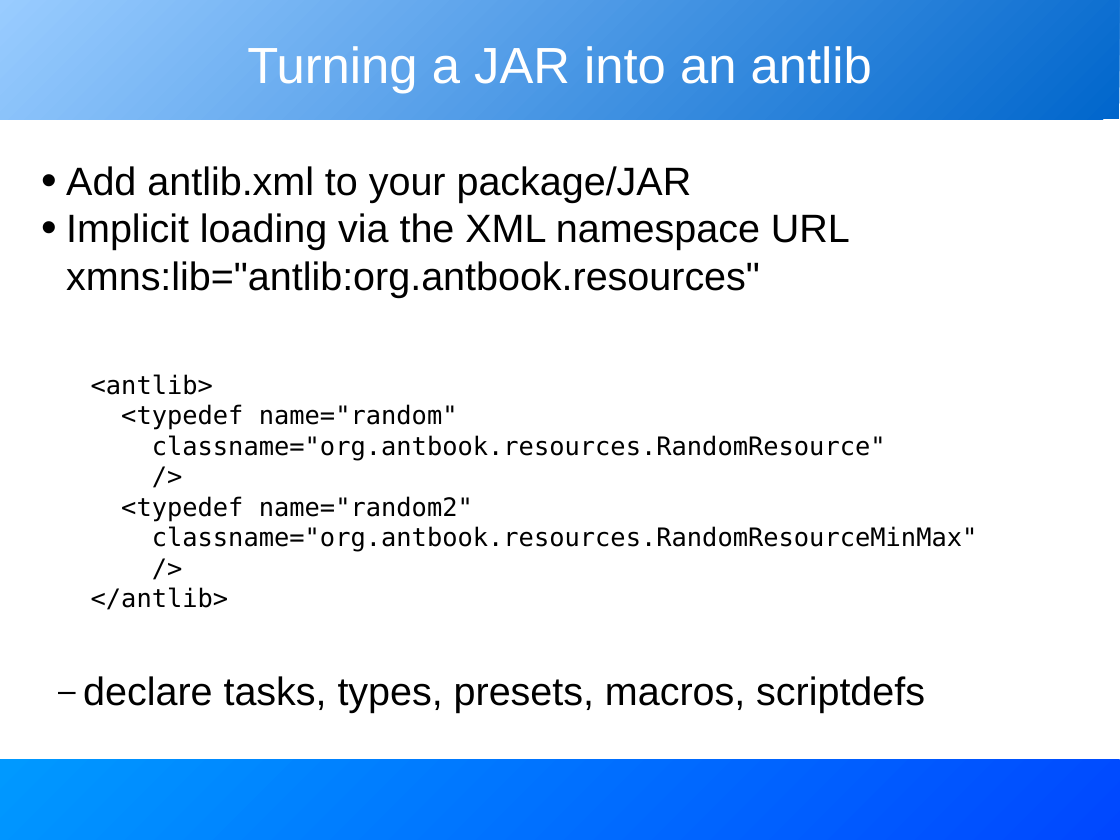
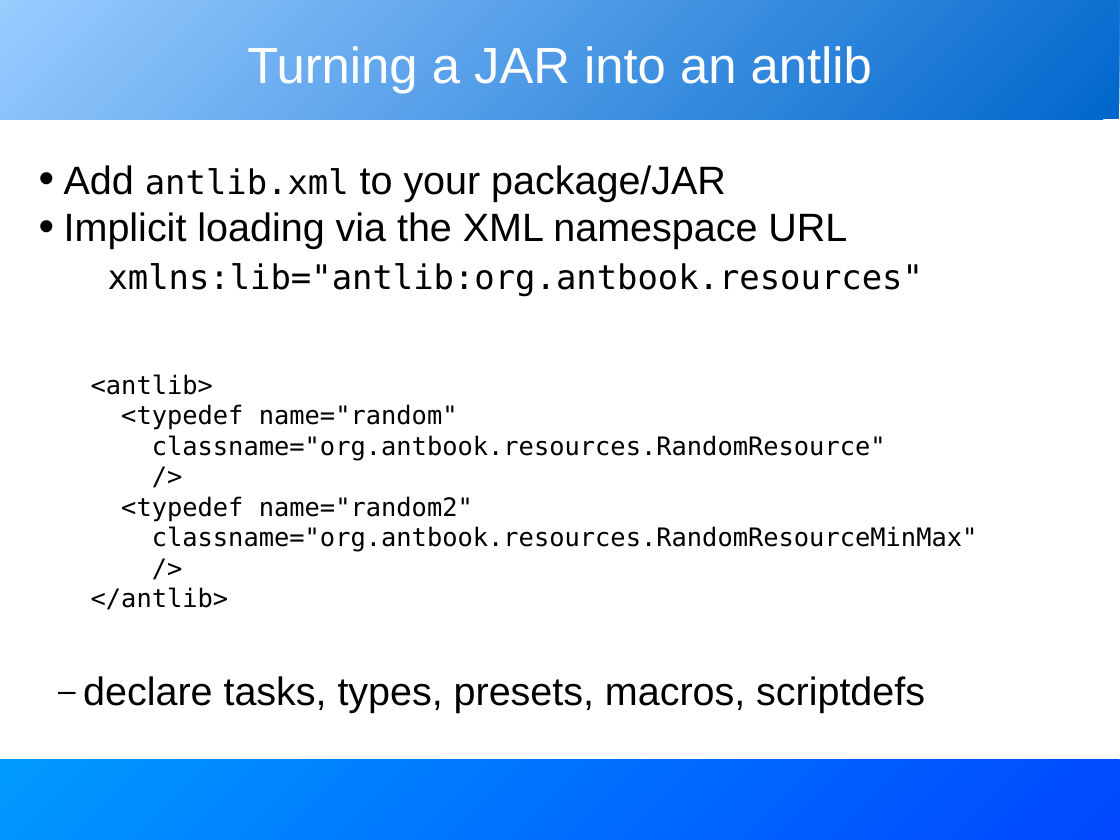
Before and after one commit to BeatrizTercero/repoSvnAnt, a slide deck: slide 32 of core/trunk/docs/slides/extending_ant.odp (slide 28 before the commit). Drawn at 1120x840 pixels with LibreOffice and Linux fonts; fonts in the diff are those of the drawing. Boxes give left, top, right and bottom in pixels: in the first picture for what was removed or moved away, otherwise in the second. Text is boxed around its words. In the diff, an @@ line names an element or a change of style, - is before the commit and + after.

```diff
--- a/core/trunk/docs/slides/extending_ant.odp
+++ b/core/trunk/docs/slides/extending_ant.odp
@@ text at box(64, 165, 726, 201): size 28 to 24 pt, font Arial to DejaVu Sans Mono in "antlib.xml" @@
@@ text at box(64, 212, 923, 296): text changed; size 28 to 24 pt; font Arial to DejaVu Sans Mono @@
-• Implicit loading via the XML namespace URL
-  xmns:lib="antlib:org.antbook.resources"
+• Implicit loading via the XML namespace URL
+  xmlns:lib="antlib:org.antbook.resources"
```
Also in this commit, not shown: 10 other slides changed, 4 slides added.
